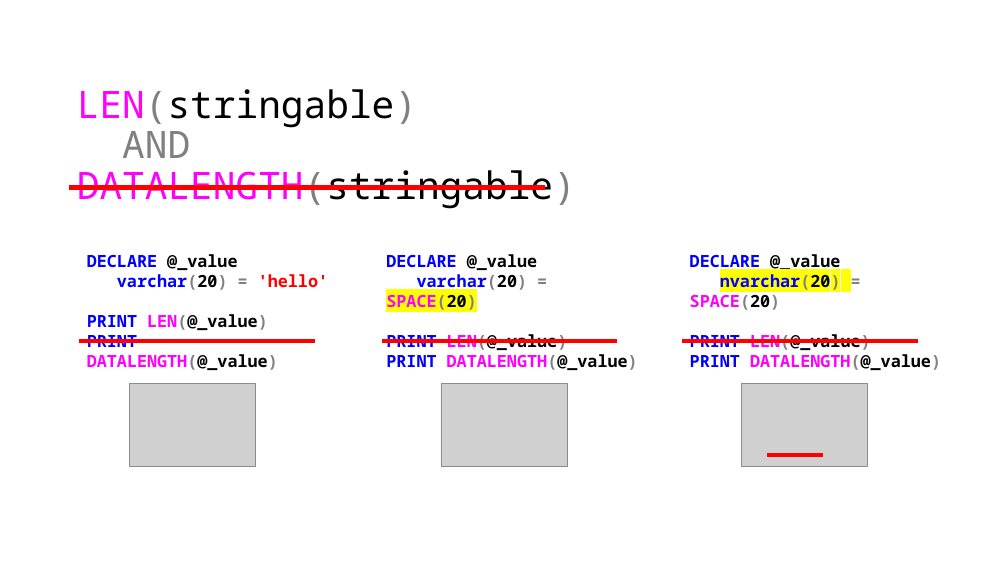
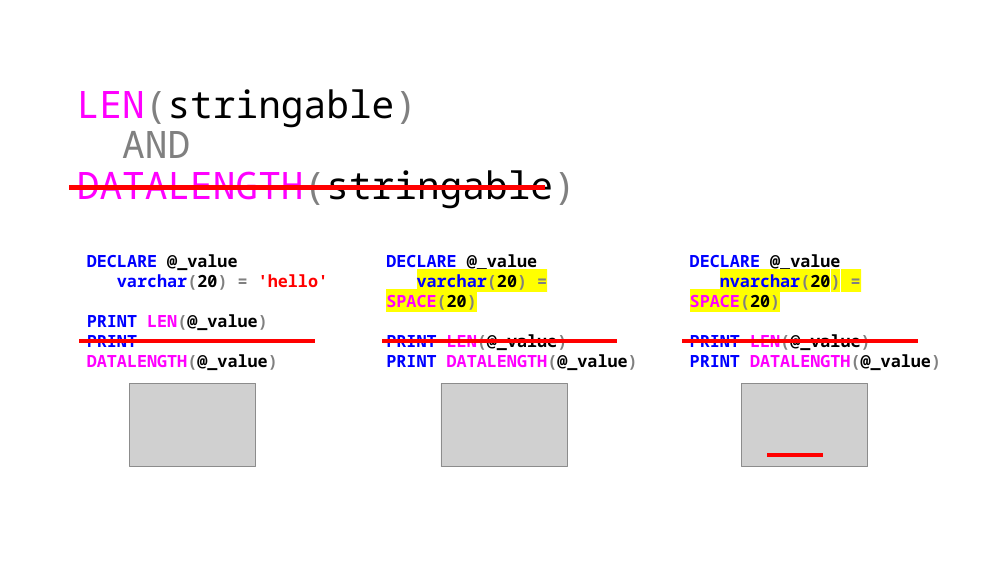
Before and after one commit to jbfoushee/MyPresentations, a slide deck: slide 13 of TSQL_Translate_Operator/TSQL Translate.pptx. Drawn at 1008x567 pixels with LibreOffice and Linux fonts; fonts in the diff are those of the drawing; grey boxes stand for pictures. Boxes give left, top, right and bottom in pixels: in the first picture for what was removed or moved away, otherwise in the second. Text is boxed around its words. In the diff, an @@ line names an element or a change of style, - is before the commit and + after.

```diff
--- a/TSQL_Translate_Operator/TSQL Translate.pptx
+++ b/TSQL_Translate_Operator/TSQL Translate.pptx
@@ text at [386,274,528,310]: highlight none to #FFFF00 in "varchar(20) =" @@
@@ text at [690,271,841,312]: highlight none to #FFFF00 in "= SPACE(20)" @@
```
Also in this commit, not shown: 13 other slides changed, 3 slides added, 3 slides removed.
